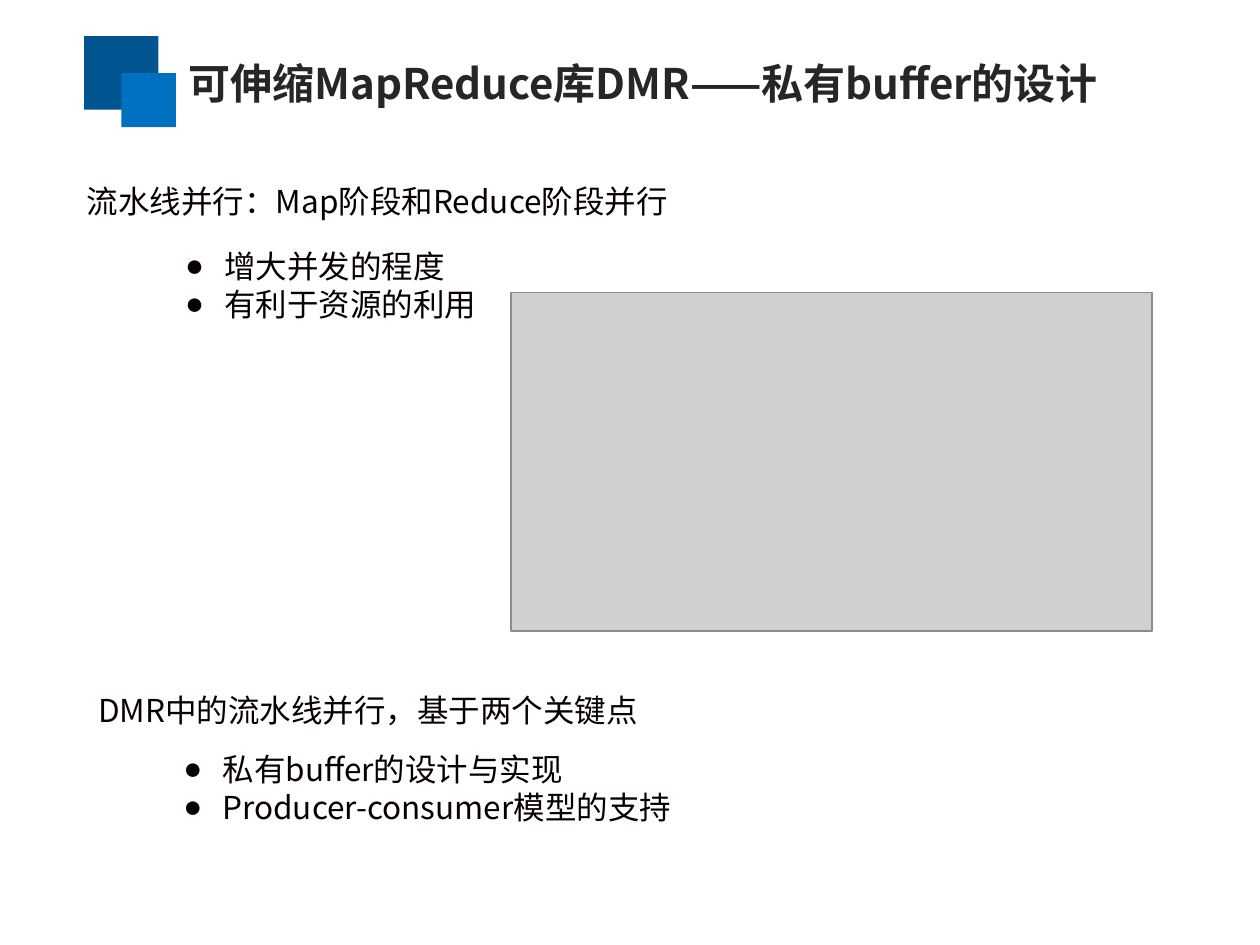
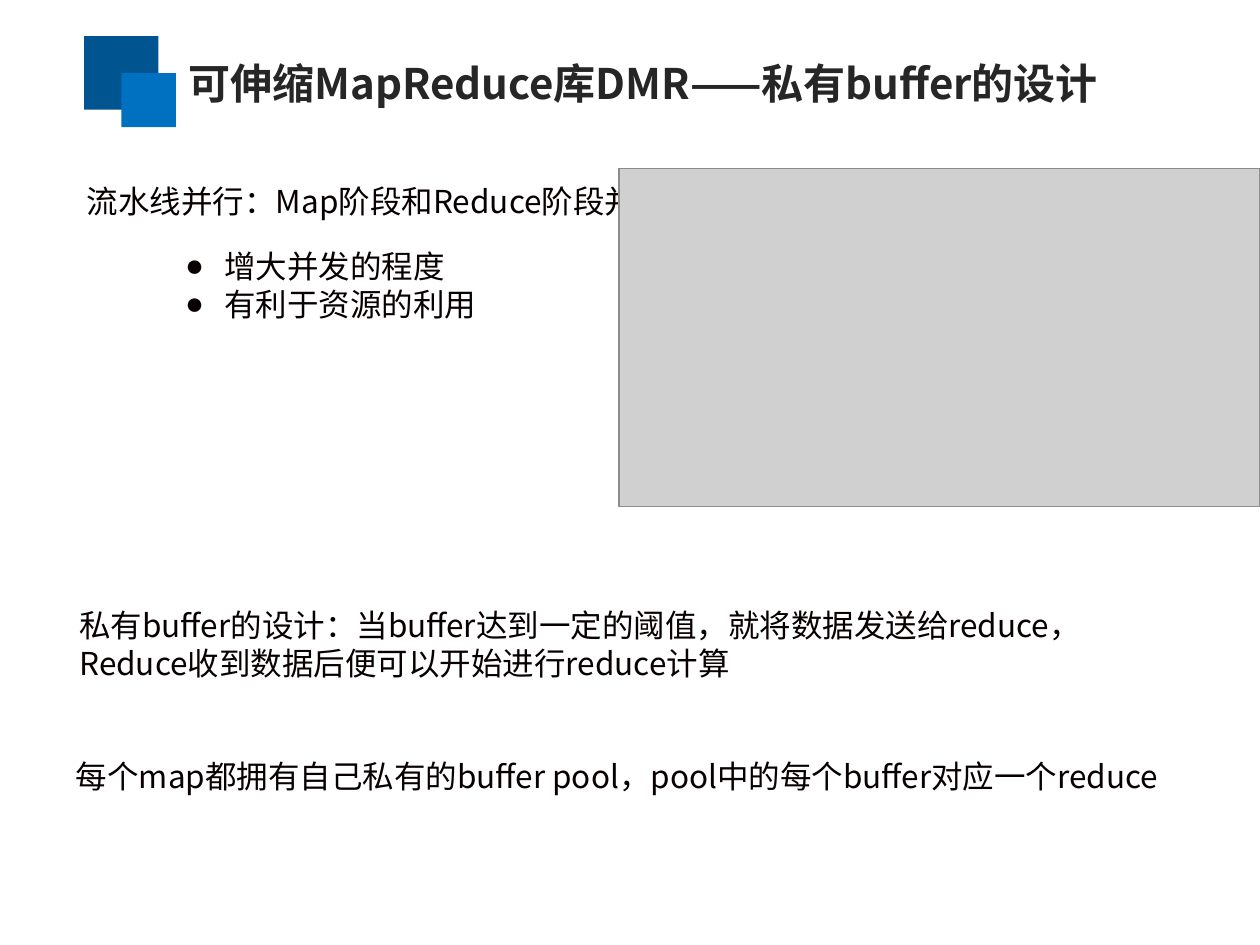
Before and after one commit to yufenyu/work, a slide deck: slide 9 of dmr_paper/paper/chinaSys-2016.ppt. Drawn at 1260x945 pixels with LibreOffice and Linux fonts; fonts in the diff are those of the drawing; grey boxes stand for pictures. Boxes give left, top, right and bottom in pixels: in the first picture for what was removed or moved away, otherwise in the second. Text is boxed around its words. In the diff, an @@ line names an element or a change of style, - is before the commit and + after.

```diff
--- a/dmr_paper/paper/chinaSys-2016.ppt
+++ b/dmr_paper/paper/chinaSys-2016.ppt
@@ picture: place and size @@
-picture at box(512, 292, 1153, 631)
+picture at box(619, 169, 1260, 508)
@@ text added at box(79, 610, 1081, 678), 18 pt, text #080000 @@
+私有buffer的设计：当buffer达到一定的阈值，就将数据发送给reduce，
+Reduce收到数据后便可以开始进行reduce计算
@@ text removed at box(98, 695, 638, 725) @@
-DMR中的流水线并行，基于两个关键点
@@ text added at box(76, 761, 1158, 796), 18 pt, text #080000 @@
+每个map都拥有自己私有的buffer pool，pool中的每个buffer对应一个reduce
@@ text removed at box(223, 754, 671, 822) @@
-● 私有buffer的设计与实现
-● Producer-consumer模型的支持
```
Also in this commit, not shown: 3 other slides changed, 1 slide removed.
